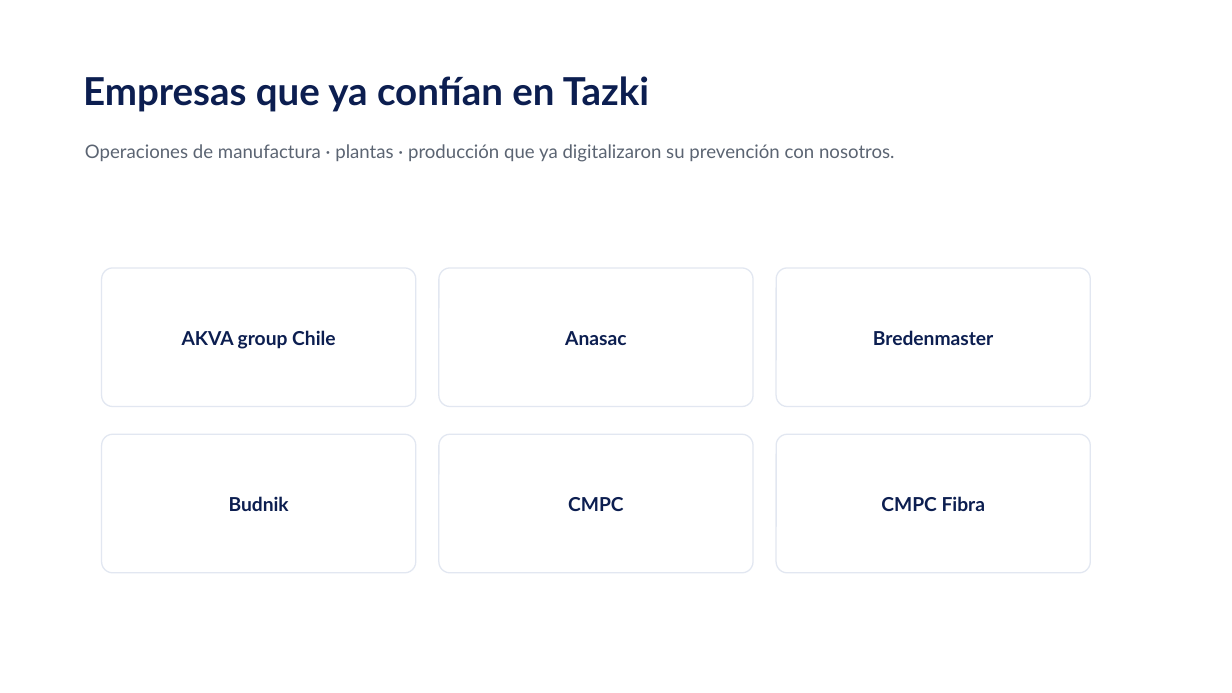
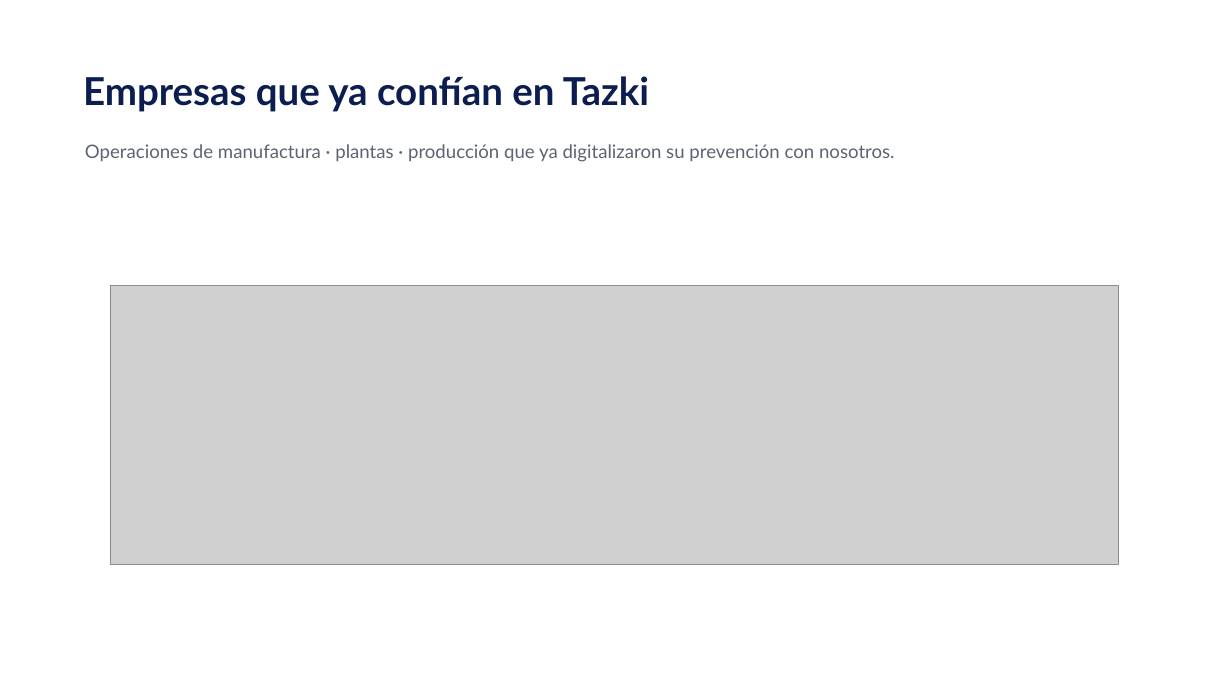
Before and after one commit to diegoalmazabar-hash/Tazki-Componentes-, a slide deck: slide 2 of ventas-piezas/manufactura/Tazki_Presentacion_Manufactura.pptx. Drawn at 1232x693 pixels with LibreOffice and Linux fonts; fonts in the diff are those of the drawing; grey boxes stand for pictures. Boxes give left, top, right and bottom in pixels: in the first picture for what was removed or moved away, otherwise in the second. Text is boxed around its words. In the diff, an @@ line names an element or a change of style, - is before the commit and + after.

```diff
--- a/ventas-piezas/manufactura/Tazki_Presentacion_Manufactura.pptx
+++ b/ventas-piezas/manufactura/Tazki_Presentacion_Manufactura.pptx
@@ rounded rectangle removed at (102, 268, 416, 407) @@
@@ rounded rectangle removed at (439, 268, 753, 407) @@
@@ rounded rectangle removed at (776, 268, 1091, 407) @@
@@ picture added at (111, 286, 1118, 565) @@
@@ text removed at (182, 330, 335, 349) @@
-AKVA group Chile
@@ text removed at (565, 331, 626, 345) @@
-Anasac
@@ text removed at (873, 330, 994, 345) @@
-Bredenmaster
@@ rounded rectangle removed at (102, 434, 416, 573) @@
@@ rounded rectangle removed at (439, 434, 753, 573) @@
@@ rounded rectangle removed at (776, 434, 1091, 573) @@
@@ text removed at (229, 496, 289, 511) @@
-Budnik
@@ text removed at (568, 497, 624, 511) @@
-CMPC
@@ text removed at (881, 496, 985, 511) @@
-CMPC Fibra
```
Also in this commit, not shown: 11 other files.
